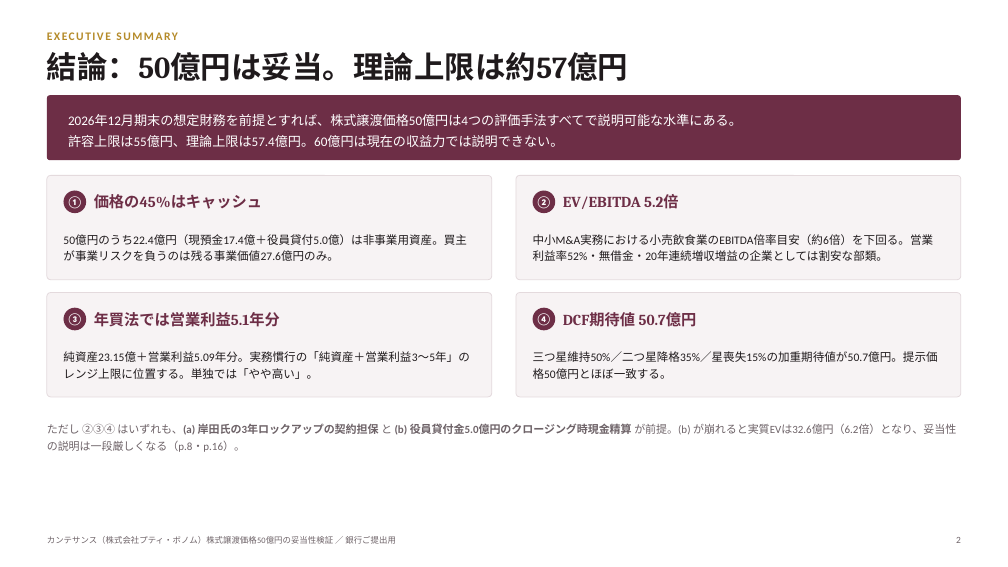
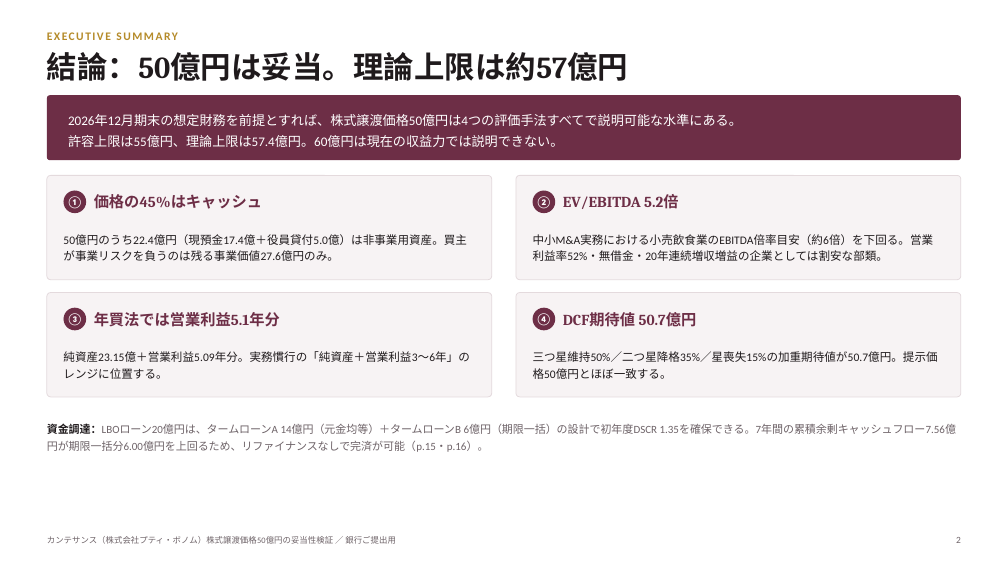
Before and after one commit to nakano-winebank/wine-auction, a slide deck: slide 2 of M&A/カンテサンス/カンテサンス_株式譲渡価格50億円_妥当性検証.pptx. Drawn at 1008x567 pixels with LibreOffice and Linux fonts; fonts in the diff are those of the drawing. Boxes give left, top, right and bottom in pixels: in the first picture for what was removed or moved away, otherwise in the second. Text is boxed around its words. In the diff, an @@ line names an element or a change of style, - is before the commit and + after.

```diff
--- a/M&A/カンテサンス/カンテサンス_株式譲渡価格50億円_妥当性検証.pptx
+++ b/M&A/カンテサンス/カンテサンス_株式譲渡価格50億円_妥当性検証.pptx
@@ text at (63,351,469,379): text changed @@
-純資産23.15億＋営業利益5.09年分。実務慣行の「純資産＋営業利益3〜5年」のレンジ上限に位置する。単独では「やや高い」。
+純資産23.15億＋営業利益5.09年分。実務慣行の「純資産＋営業利益3〜6年」のレンジに位置する。
@@ text at (47,423,956,452): text changed @@
-ただし ②③④ はいずれも、(a) 岸田氏の3年ロックアップの契約担保 と (b) 役員貸付金5.0億円のクロージング時現金精算 が前提。(b) が崩れると実質EVは32.6億円（6.2倍）となり、妥当性の説明は一段厳しくなる（p.8・p.16）。
+資金調達：LBOローン20億円は、タームローンA 14億円（元金均等）＋タームローンB 6億円（期限一括）の設計で初年度DSCR 1.35を確保できる。7年間の累積余剰キャッシュフロー7.56億円が期限一括分6.00億円を上回るため、リファイナンスなしで完済が可能（p.15・p.16）。
```
Also in this commit, not shown: 5 other slides changed, 2 slides added, 1 slide removed, 2 other files.
